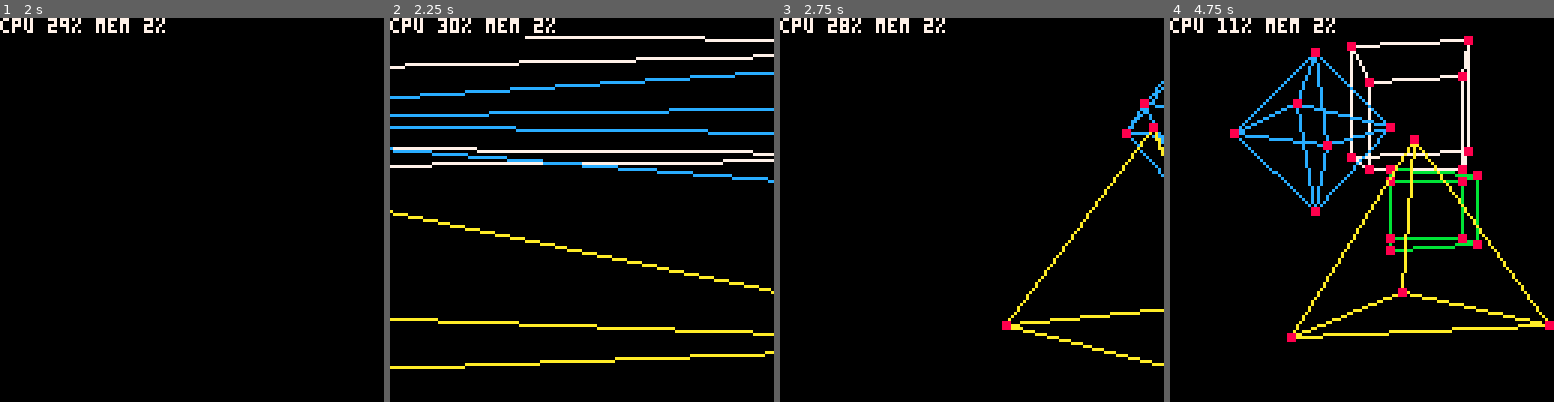
Above: before the commit, frames 1-4 (left to right).
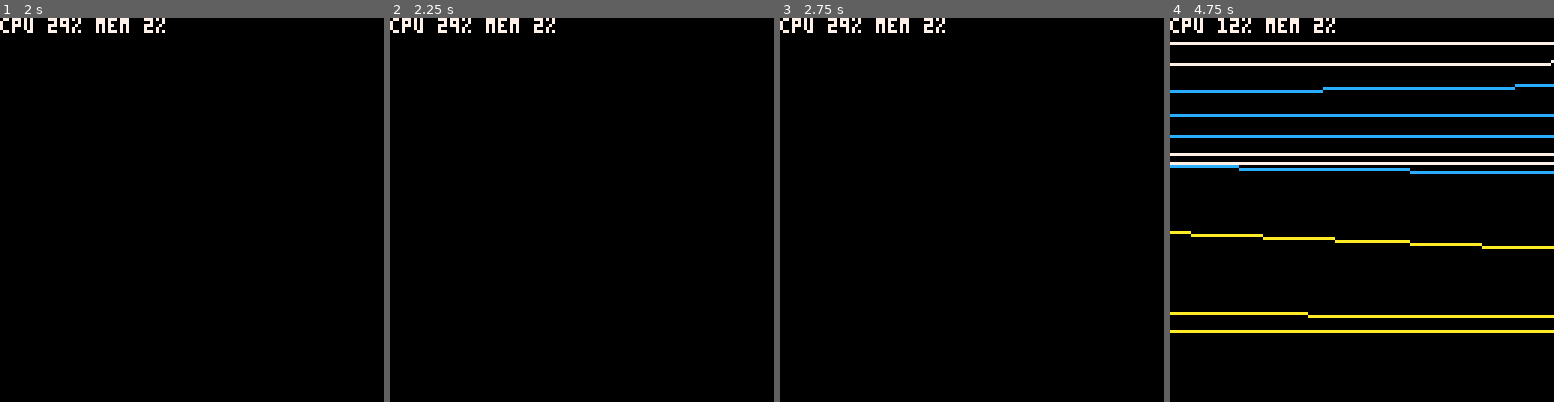
Above: after the commit, the same moments.

Repository: Cuttleshock/PICO-8-recipes
Game: PICO-8 cartridge 3d_no_oo.p8
Same seed, same stepped clock (60 frames per second), same inputs: the game is played once before the commit and once after it.
Inputs:
- Up to frame 1 (2 s): tap X (X key) at 0.33, 1.07, 1.85 s; hold Right from 1.6 s (still down)
- Up to frame 2 (2.25 s): release Right at 2.1 s; hold Up from 2.15 s (still down)
- Up to frame 3 (2.75 s): release Up at 2.42 s; hold Right from 2.47 s (still down)
- Up to frame 4 (4.75 s): tap X (X key) at 2.97, 4.08 s; release Right at 3.03 s; hold Left 3.08-3.58 s; hold Down 3.63-3.97 s; hold Right 4.02-4.68 s; hold Up from 4.73 s (still down)

Frame 1 is identical in both runs. In frame 2, 8.3% of the frame differs, in the area x 0-100%, y 1-92%; in frame 3, 1.7%; in frame 4, 14%, in the area x 0-100%, y 0-85%.

Commit message:
Partly fix rendering points behind pov

Diff:
--- a/3d_no_oo.p8
+++ b/3d_no_oo.p8
@@ -16,6 +16,7 @@
 
 pi = 3.1415
 pi2 = pi/2
+twopi = 2*pi
 inv2pi = 1/(pi*2)
 
 _sin_builtin=sin
@@ -139,7 +140,11 @@
 function get_phi(v)
 	local x=(v[1]-pov[1])*cos(pov.phi)-(v[2]-pov[2])*sin(pov.phi)
 	local y=(v[2]-pov[2])*cos(pov.phi)+(v[1]-pov[1])*sin(pov.phi)
-	return atan(x/y)
+	if y>0 then
+		return atan(x/y)
+	else
+		return (twopi+atan(x/y))*sgn(x)
+	end
 end
 
 function get_theta(v)
